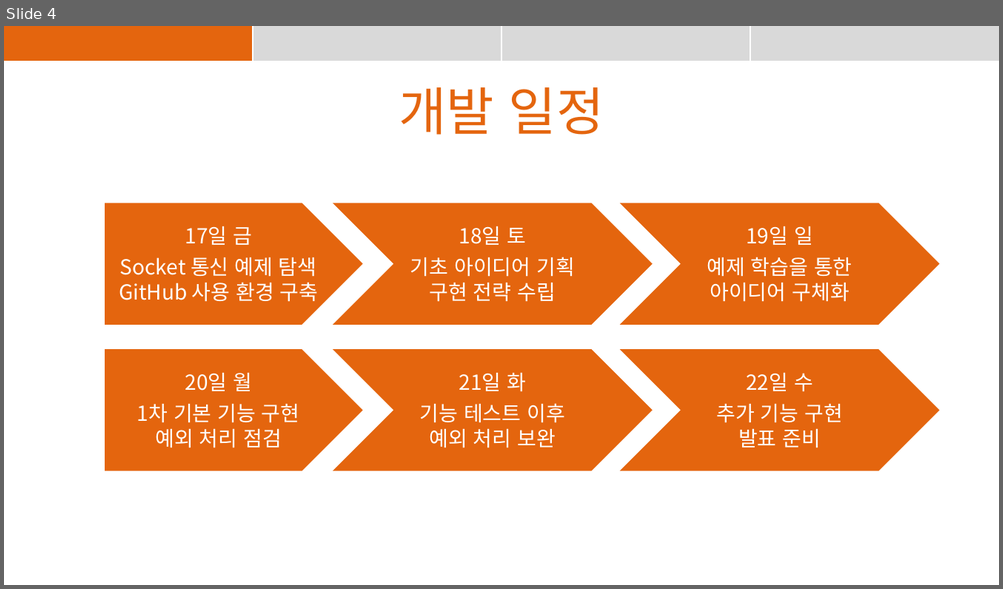
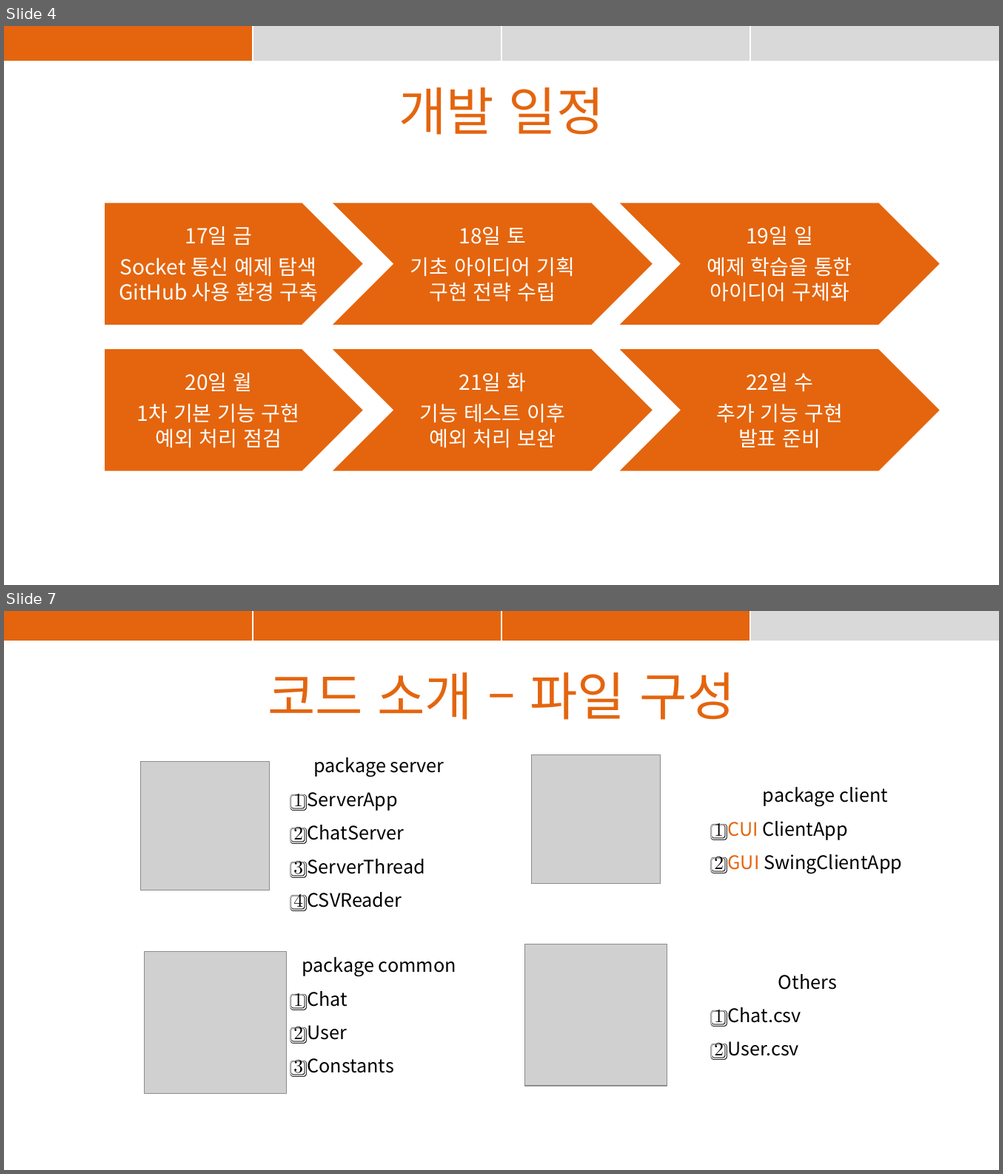
Before and after one commit to suyons/StrangeChat, a slide deck: StrangeChat_PPT.pptx. Shown one above the other, each under a label of ours: slide 4 before the commit, slides 4 and 7 after it; the slides between them are not shown. The pictures are 1003x589 and 1003x1174 pixels, drawn with LibreOffice and Linux fonts; fonts in the diff are those of the drawing; grey boxes stand for pictures. Boxes give left, top, right and bottom in pixels: in the first picture for what was removed or moved away, otherwise in the second. Text is boxed around its words. In the diff, an @@ line names an element or a change of style, - is before the commit and + after.

Commit message:
최종 코드에 주석 추가, 발표자료 준비

```diff
--- a/StrangeChat_PPT.pptx
+++ b/StrangeChat_PPT.pptx
@@ slide 7 added at (4,611,999,1170), background #FFFFFF @@
@@ table added at (4,611,998,641), 1 rows, 4 columns @@
+ |  |  | 
@@ text added at (267,672,735,720), 50 pt, text #E4650E @@
+코드 소개 – 파일 구성
@@ picture added at (141,762,270,891) @@
@@ text added at (293,758,444,911), 18 pt, text #000000 @@
+package server
+1️⃣ ServerApp
+2️⃣ ChatServer
+3️⃣ ServerThread
+4️⃣ CSVReader
@@ picture added at (532,755,660,884) @@
@@ text added at (714,787,902,874), 18 pt, text #000000 @@
+package client
+1️⃣ CUI ClientApp
+2️⃣ GUI SwingClientApp
@@ picture added at (145,952,286,1093) @@
@@ text added at (293,957,456,1077), 18 pt, text #000000 @@
+package common
+1️⃣ Chat
+2️⃣ User
+3️⃣ Constants
@@ picture added at (525,945,666,1086) @@
@@ text added at (714,974,836,1060), 18 pt, text #000000 @@
+Others
+1️⃣ Chat.csv
+2️⃣ User.csv
```
Also in this commit, not shown: 2 slides changed, 23 other slides added, 1 slide removed, 3 other files.
